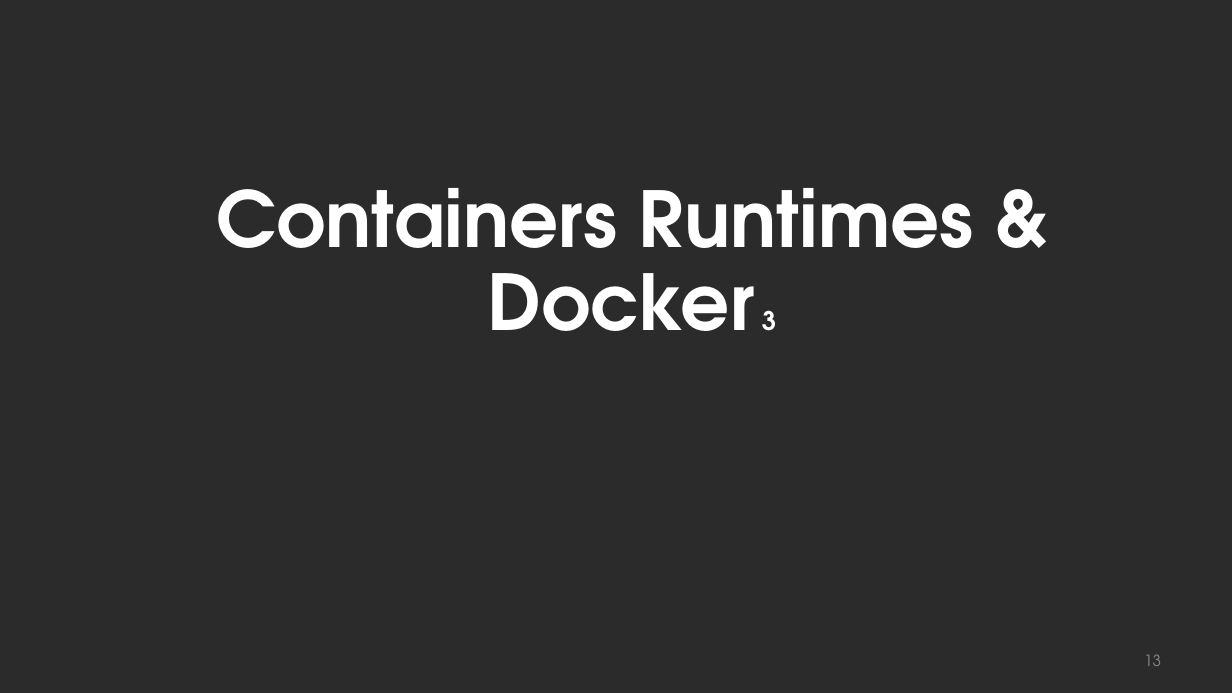
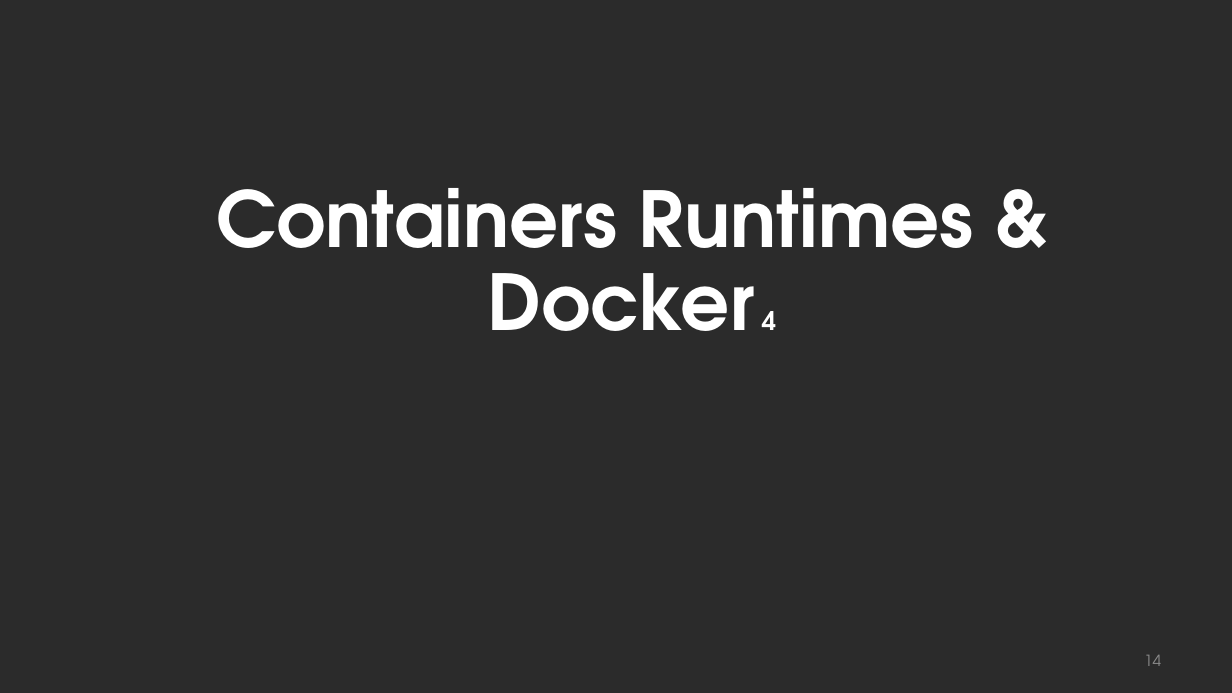
Before and after one commit to alisters/codersGroupDocker, a slide deck: slide 14 of CodersGroupDocker.pptx (slide 13 before the commit). Drawn at 1232x693 pixels with LibreOffice and Linux fonts; fonts in the diff are those of the drawing; background and template pictures are left out; a plain dark background stands for a picture behind light text. Boxes give left, top, right and bottom in pixels: in the first picture for what was removed or moved away, otherwise in the second. Text is boxed around its words. In the diff, an @@ line names an element or a change of style, - is before the commit and + after.

```diff
--- a/CodersGroupDocker.pptx
+++ b/CodersGroupDocker.pptx
@@ text at [216,188,974,331]: text changed @@
-Containers Runtimes & Docker 3
+Containers Runtimes & Docker 4
@@ page number at [1144,655,1161,666]: text changed @@
-13
+14
```
Also in this commit, not shown: 3 other slides changed, 2 slides added, 1 other file.
